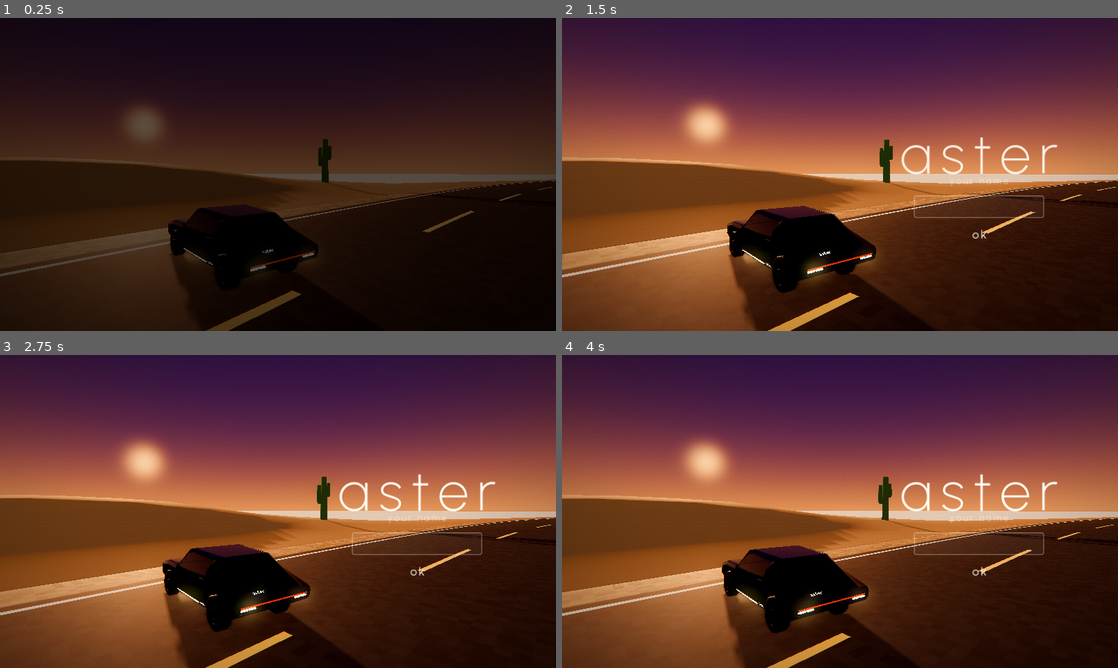
Above: before the commit, frames 1-4 (two rows, left to right).
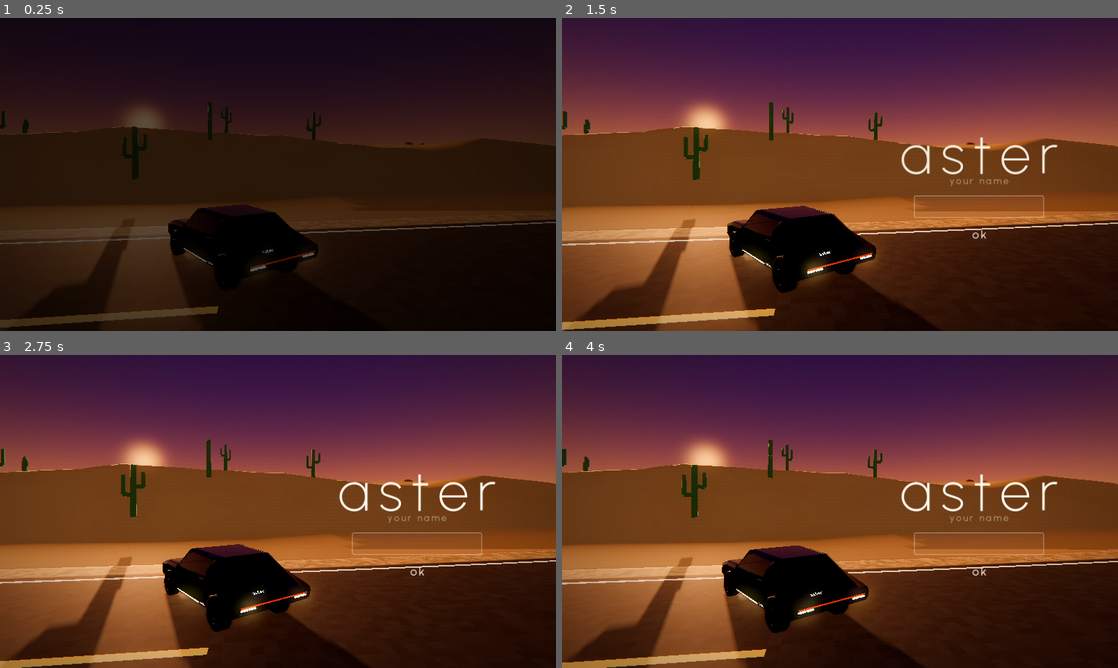
Above: after the commit, the same moments.

Repository: AdamAbdennadher/aster
Game: Godot game, scene res://scenes/menu.tscn
Same seed, same stepped clock (60 frames per second), same inputs: the game is played once before the commit and once after it.
Inputs (mouse positions are in pixels of both pictures, inside the frame that each line leads up to):
- Up to frame 1 (0.25 s): no input
- Up to frame 2 (1.5 s): tap Enter at 0.5 s; move the mouse to (962, 158) at 0.52 s; hold D (steer_right) 0.53-1.25 s; hold Shift (boost) 0.53-1.25 s; click (962, 158) at 0.67 s; click "ok" at 1.25 s
- Up to frame 3 (2.75 s): click "ok" at 2 s
- Up to frame 4 (4 s): drag from (728, 527) to (812, 574) at 2.77 s; move the mouse to (895, 442) at 3.52 s; hold D (steer_right) from 3.53 s (still down); hold Shift (boost) from 3.53 s (still down)

The runs differ from the first frame. In frame 1, 19% of the frame differs, in the area x 0-100%, y 26-100%; in frame 2, 28%; in frame 3, 28%; in frame 4, 28%, in the area x 0-100%, y 27-100%.

Commit message:
desert + drift enhance

Diff:
--- a/scenes/maps/desert.tscn
+++ b/scenes/maps/desert.tscn
@@ -7,7 +7,7 @@
 [sub_resource type="Curve3D" id="RoadCurve"]
 closed = true
 _data = {
-"points": PackedVector3Array(0, 0, 0, 0, 0, 0, -350, 16.8, 170, 0, 0, 0, 0, 0, 0, -220, 14, 168.16862, 0, 0, 0, 0, 0, 0, -100, 11.2, 175, 0, 0, 0, 0, 0, 0, 20, 9.8, 115.16911,  …(643 unchanged characters)…
+"points": PackedVector3Array(0, 0, 0, 0, 0, 0, -350, 16.8, 170, 0, 0, 0, 0, 0, 0, -220, 14, 168.16862, 0, 0, 0, 0, 0, 0, -149.0869, 11.2, 93.30353, 0, 0, 0, 0, 0, 0, 20, 9.8, 115.16911,  …(643 unchanged characters)…
 "tilts": PackedFloat32Array(0, 0, 0, 0, 0, 0, 0, 0, 0, 0, 0, 0, 0, 0, 0, 0, 0, 0, 0, 0, 0, 0)
 }
 point_count = 22
